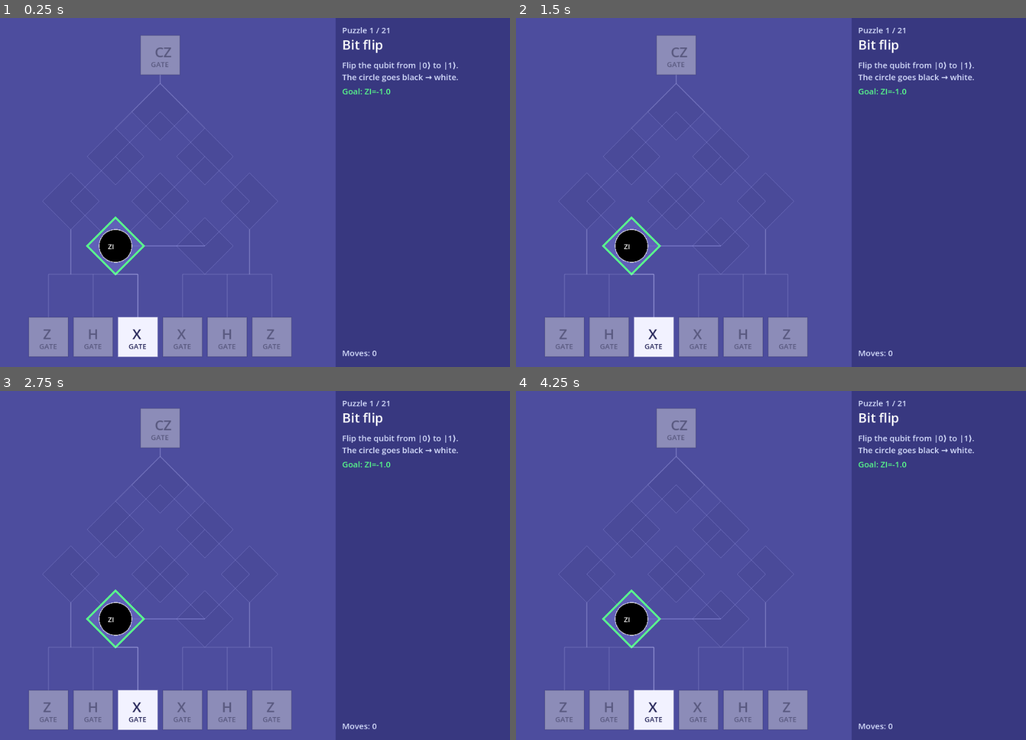
Above: before the commit, frames 1-4 (two rows, left to right).
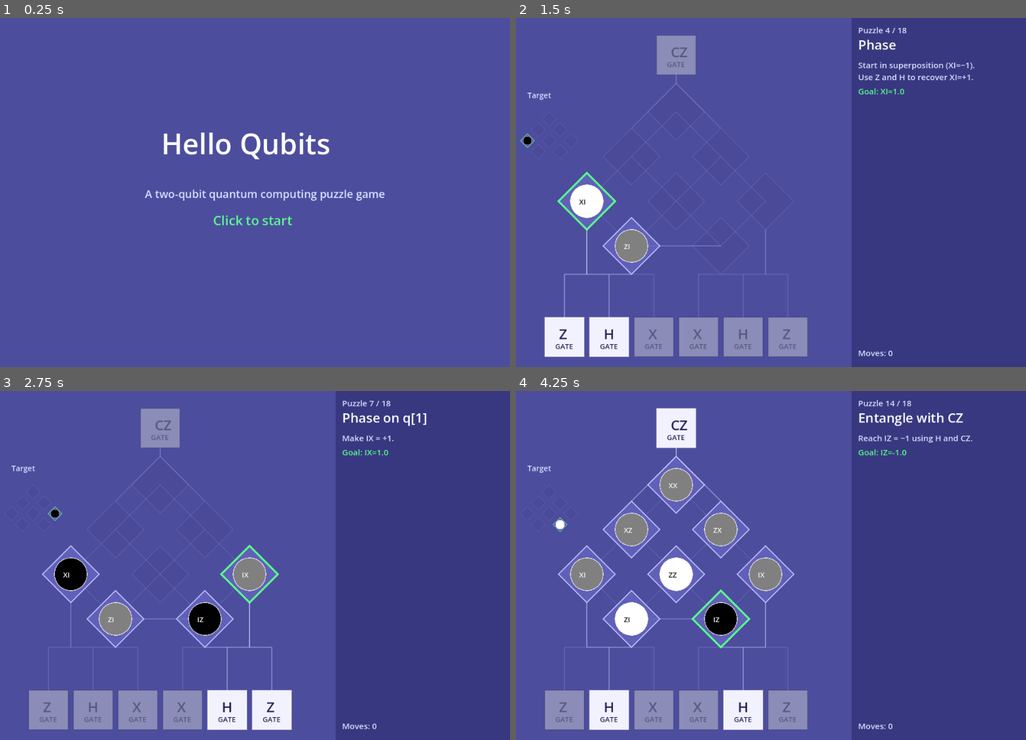
Above: after the commit, the same moments.

Repository: moth-quantum/hello-qiskit
Game: Godot game, scene res://main.tscn
Same seed, same stepped clock (60 frames per second), same inputs: the game is played once before the commit and once after it.
Inputs (mouse positions are in pixels of both pictures, inside the frame that each line leads up to):
- Up to frame 1 (0.25 s): no input
- Up to frame 2 (1.5 s): tap Enter at 0.5 s; move the mouse to (878, 175) at 0.52 s; tap Space at 0.6, 0.77, 1.07, 1.35 s; click (878, 175) at 0.67 s; move the mouse to (658, 209) at 1.27 s; click (658, 209) at 1.42 s
- Up to frame 3 (2.75 s): tap Space at 1.52, 1.82, 2.1 s; move the mouse to (300, 488) at 2.02 s; click (300, 488) at 2.17 s
- Up to frame 4 (4.25 s): tap Space at 2.75, 2.85, 3.02, 3.32, 3.6, 3.77, 4.07 s; move the mouse to (740, 635) at 2.77 s; click (740, 635) at 2.92 s; move the mouse to (918, 617) at 3.52 s; click (918, 617) at 3.67 s

The runs differ from the first frame. In frame 1, 43% of the frame differs, in the area x 5-100%, y 0-100%; in frame 2, 5.3%; in frame 3, 7.3%; in frame 4, 12%.

Commit message:
Remove cx, add target mini-grid, split puzzles into puzzles.gd
- All cx references removed from gate logic, button specs, and puzzles
- Three CNOT-only puzzles dropped; cx-using puzzles redesigned with cz
- Buttons are always fixed — no puzzle-dependent gate substitution
- Mini target state display added to top-left of board
- Game now starts on title screen (not mid-puzzle)
- Puzzle definitions moved to puzzles.gd (loaded via preload)
- CZ gate and CZ symmetry puzzles fixed: cz now under "both" qkey

Co-Authored-By: Claude Sonnet 4.6 <noreply@anthropic.com>

Diff:
--- a/main.gd
+++ b/main.gd
@@ -1,10 +1,11 @@
 extends Node2D
 
 const MicroMoth = preload("res://micromoth.gd")
+const Puzzles   = preload("res://puzzles.gd")
 
 # Hello Qubits — Godot 4 port of the Hello Qiskit game from the Qiskit Textbook.
 # Two-qubit state displayed as Pauli expectation values in the original diamond layout.
-# Gates: x, z, h (single-qubit Clifford) and cx, cz (two-qubit Clifford).
+# Gates: x, z, h (single-qubit Clifford) and cz (two-qubit Clifford).
 # State is tracked as a 4-element complex statevector; Pauli expectations are derived analytically.
 
 # ── Statevector ────────────────────────────────────────────────────────────────
@@ -84,153 +85,10 @@
 func _ready() -> void:
 	_font = ThemeDB.fallback_font
 	_build_puzzles()
-	_load(0)
-
-# ── Puzzle definitions ─────────────────────────────────────────────────────────
-# Each entry: title, description, init (list of [gate,qubit] pairs applied at load),
-# goal (Pauli→target dict, empty = no auto-win), gates (allowed_gates structure),
-# visible ("all" or list of Pauli keys to show).
+	queue_redraw()
+
 func _build_puzzles() -> void:
-	_puzzles = [
-		# ── Single-qubit intro ─────────────────────────────────────────────────
-		{
-			"title": "Bit flip",
-			"desc": "Flip the qubit from |0⟩ to |1⟩.\nThe circle goes black → white.",
-			"init": [], "goal": {"ZI": -1.0},
-			"gates": {"0": {"x": 0}, "1": {}, "both": {}},
-			"visible": ["ZI"]
-		},{
-			"title": "Undo the flip",
-			"desc": "The qubit has been flipped.\nFlip it back.",
-			"init": [["x","0"]], "goal": {"ZI": 1.0},
-			"gates": {"0": {"x": 3}, "1": {}, "both": {}},
-			"visible": ["ZI"]
-		},{
-			"title": "Superposition",
-			"desc": "The H gate puts a qubit into superposition.\nMake ZI = 0  (the grey circle).",
-			"init": [], "goal": {"ZI": 0.0},
-			"gates": {"0": {"h": 3}, "1": {}, "both": {}},
-			"visible": ["ZI","XI"]
-		},{
-			"title": "Phase",
-			"desc": "Start in superposition (XI=−1).\nUse Z and H to recover XI=+1.",
-			"init": [["h","0"],["z","0"]], "goal": {"XI": 1.0},
-			"gates": {"0": {"z": 0, "h": 0}, "1": {}, "both": {}},
-			"visible": ["ZI","XI"]
-		},{
-			"title": "Minus state",
-			"desc": "Reach ZI = −1 using only Z and H.",
-			"init": [], "goal": {"ZI": -1.0},
-			"gates": {"0": {"z": 0, "h": 0}, "1": {}, "both": {}},
-			"visible": ["ZI","XI"]
-		},
-		# ── Two-qubit intro ────────────────────────────────────────────────────
-		{
-			"title": "Second qubit",
-			"desc": "q[1] has been flipped.  Use H on q[1]\nto put it in superposition (IZ=0).",
-			"init": [["h","1"]], "goal": {"IZ": 1.0},
-			"gates": {"0": {}, "1": {"x": 3, "h": 0}, "both": {}},
-			"visible": ["ZI","XI","IZ","IX"]
-		},{
-			"title": "Phase on q[1]",
-			"desc": "Make IX = +1.",
-			"init": [["h","0"]], "goal": {"IX": 1.0},
-			"gates": {"0": {}, "1": {"z": 0, "h": 0}, "both": {}},
-			"visible": ["ZI","XI","IZ","IX"]
-		},{
-			"title": "Two qubits free",
-			"desc": "q[1] starts flipped.  Make ZI = 0 and IZ = 0.",
-			"init": [["x","1"]], "goal": {"ZI": 0.0, "IZ": 0.0},
-			"gates": {"0": {"x": 0,"z": 0,"h": 0}, "1": {"x": 0,"z": 0,"h": 0}, "both": {}},
-			"visible": "all"
-		},
-		# ── Correlations ───────────────────────────────────────────────────────
-		{
-			"title": "ZZ correlation",
-			"desc": "Start: both in |+⟩.  Reach ZZ = −1.",
-			"init": [["h","0"],["h","1"]], "goal": {"ZZ": -1.0},
-			"gates": {"0": {"x": 0,"z": 0,"h": 0}, "1": {"x": 0,"z": 0,"h": 0}, "both": {}},
-			"visible": "all"
-		},{
-			"title": "XX correlation",
-			"desc": "Reach XX = +1.",
-			"init": [["x","0"]], "goal": {"XX": 1.0},
-			"gates": {"0": {"x": 0,"z": 0,"h": 0}, "1": {"x": 0,"z": 0,"h": 0}, "both": {}},
-			"visible": "all"
-		},{
-			"title": "XZ correlation",
-			"desc": "Reach XZ = −1.",
-			"init": [], "goal": {"XZ": -1.0},
-			"gates": {"0": {"x": 0,"z": 0,"h": 0}, "1": {"x": 0,"z": 0,"h": 0}, "both": {}},
-			"visible": "all"
-		},
-		# ── CNOT ──────────────────────────────────────────────────────────────
-		{
-			"title": "CNOT gate",
-			"desc": "q[0] starts flipped.  Use CNOT to copy\nthe flip to q[1].  Reach ZI=1, IZ=−1.",
-			"init": [["x","0"]], "goal": {"ZI": 1.0, "IZ": -1.0},
-			"gates": {"0": {"cx": 0}, "1": {"cx": 0}, "both": {}},
-			"visible": "all"
-		},{
-			"title": "CNOT from superposition",
-			"desc": "q[0] in |+⟩.  CNOT entangles qubits.\nReach IZ = 0.",
-			"init": [["h","0"]], "goal": {"IZ": 0.0},
-			"gates": {"0": {"cx": 0}, "1": {"cx": 0}, "both": {}},
-			"visible": "all"
-		},{
-			"title": "CNOT entanglement",
-			"desc": "q[0] in |+>, q[1] flipped.  CNOT entangles them.\nReach ZZ = -1.",
-			"init": [["h","0"],["x","1"]], "goal": {"ZZ": -1.0},
-			"gates": {"0": {"cx": 0}, "1": {"cx": 0}, "both": {}},
-			"visible": "all"
-		},
-		# ── CZ ────────────────────────────────────────────────────────────────
-		{
-			"title": "CZ gate",
-			"desc": "q[0] in |+⟩, q[1] flipped.  CZ flips\nthe phase.  Reach XI = −1.",
-			"init": [["h","0"],["x","1"]], "goal": {"XI": -1.0},
-			"gates": {"0": {"cz": 0}, "1": {}, "both": {}},
-			"visible": "all"
-		},{
-			"title": "CZ symmetry",
-			"desc": "CZ is symmetric.  Start: q[1] in |+⟩,\nq[0] flipped.  Reach IX = −1.",
-			"init": [["h","1"],["x","0"]], "goal": {"IX": -1.0},
-			"gates": {"0": {"cz": 0}, "1": {}, "both": {}},
-			"visible": "all"
-		},
-		# ── Entanglement ───────────────────────────────────────────────────────
-		{
-			"title": "Entangle with CZ",
-			"desc": "Reach IZ = −1 using H and CZ.",
-			"init": [["x","0"]], "goal": {"IZ": -1.0},
-			"gates": {"0": {"h": 0}, "1": {"h": 0}, "both": {"cz": 0}},
-			"visible": "all"
-		},{
-			"title": "Correlated superposition",
-			"desc": "Start: both in |+⟩.  Reach XI = −1 and IX = −1.",
-			"init": [["h","0"],["h","1"]], "goal": {"XI": -1.0, "IX": -1.0},
-			"gates": {"0": {}, "1": {"z": 0, "cx": 0}, "both": {}},
-			"visible": "all"
-		},{
-			"title": "Swap logic",
-			"desc": "q[1] is flipped.  Make IZ = 1 and ZI = −1.",
-			"init": [["x","1"]], "goal": {"IZ": 1.0, "ZI": -1.0},
-			"gates": {"0": {"h": 0}, "1": {"h": 0}, "both": {"cz": 0}},
-			"visible": "all"
-		},{
-			"title": "Bell state",
-			"desc": "Start: both flipped.  Reach ZI = 1, IZ = −1.",
-			"init": [["x","0"],["x","1"]], "goal": {"ZI": 1.0, "IZ": -1.0},
-			"gates": {"0": {"h": 0}, "1": {"h": 0, "cx": 0}, "both": {}},
-			"visible": "all"
-		},{
-			"title": "Teleportation step",
-			"desc": "q[0] flipped.  Reach ZI = 1, IZ = −1\nusing CNOT from q[1].",
-			"init": [["x","0"]], "goal": {"ZI": 1.0, "IZ": -1.0},
-			"gates": {"0": {"cx": 0}, "1": {"cx": 0}, "both": {}},
-			"visible": "all"
-		}
-	]
+	_puzzles = Puzzles.get_all()
 
 func _load(idx: int) -> void:
 	_pidx = idx
@@ -283,9 +141,6 @@
 		"x", "NOT": qc.x(1 - q)
 		"z":        qc.z(1 - q)
 		"h":        qc.h(1 - q)
-		"cx", "CNOT":
-			if q == 0: qc.cx(1, 0)   # ctrl=our q0=mm q1, tgt=our q1=mm q0
-			else:      qc.cx(0, 1)
 		"cz":
 			qc.h(0); qc.cx(1, 0); qc.h(0)   # CZ = H_t · CX · H_t
 	_sv = MicroMoth.simulate(qc, 0, "statevector")
@@ -300,7 +155,6 @@
 
 # ── Buttons ────────────────────────────────────────────────────────────────────
 # Fixed 7-button layout — always the same positions; grey when not in current puzzle.
-# The "x" slot doubles as cx/CNOT: _actual_gate() picks which to apply.
 const GATE_SLOT_0 := {"z": -2.5, "h": -1.5, "x": -0.5}
 const GATE_SLOT_1 := {"z":  2.5, "h":  1.5, "x":  0.5}
 
@@ -320,16 +174,14 @@
 	"0_z":  ["XI"],
 	"0_x":  ["ZI"],
 	"0_h":  ["ZI","XI"],
-	"0_cx": ["ZI","IZ"],
 	"1_z":  ["IX"],
 	"1_x":  ["IZ"],
 	"1_h":  ["IZ","IX"],
-	"1_cx": ["IZ","ZI"],
 	"both_cz": ["XZ","ZX"],
 }
 
 func _build_btns() -> void:
-	if not _btns.is_empty(): return   # fixed layout — built once only
+	_btns.clear()
 	for spec: Dictionary in FIXED_BTN_SPECS:
 		var qk: String = spec["qkey"]
 		var g:  String = spec["gate"]
@@ -345,18 +197,8 @@
 	var c: Vector2 = b["center"]
 	return Rect2(c.x - BTN_S/2.0, c.y - BTN_S/2.0, BTN_S, BTN_S)
 
-# The x slot applies cx when cx is available, otherwise x.
-func _actual_gate(b: Dictionary) -> String:
-	if b["gate"] == "x" and _uses.get(b["qkey"], {}).get("cx", 0) != 0:
-		return "cx"
-	return b["gate"]
-
 func _btn_enabled(b: Dictionary) -> bool:
-	var qk: String = b["qkey"]
-	var g:  String = b["gate"]
-	if g == "x":
-		return _uses.get(qk, {}).get("x", 0) != 0 or _uses.get(qk, {}).get("cx", 0) != 0
-	return _uses.get(qk, {}).get(g, 0) != 0
+	return _uses.get(b["qkey"], {}).get(b["gate"], 0) != 0
 
 # ── Input ──────────────────────────────────────────────────────────────────────
 func _input(ev: InputEvent) -> void:
@@ -372,6 +214,12 @@
 			else: _ph = Ph.TITLE; queue_redraw()
 		return
 
+	if ev is InputEventKey and ev.pressed and ev.keycode == KEY_SPACE:
+		var nxt := _pidx + 1
+		if nxt < _puzzles.size(): _load(nxt)
+		else: _ph = Ph.TITLE; queue_redraw()
+		return
+
 	if ev is InputEventMouseMotion:
 		var old := _hov; _hov = -1
 		for i in _btns.size():
@@ -386,7 +234,7 @@
 
 func _press(b: Dictionary) -> void:
 	var qk: String = b["qkey"]
-	var g:  String = _actual_gate(b)
+	var g:  String = b["gate"]
 	var q_arg := "0" if qk == "both" else qk
 	_gate(g, q_arg)
 	var rem = _uses.get(qk, {}).get(g, -1)
@@ -407,8 +255,8 @@
 	draw_rect(Rect2(0,0,W,H), C_BG)
 	match _ph:
 		Ph.TITLE:   _draw_title()
-		Ph.PLAY:    _draw_board(); _draw_board_buttons(); _draw_panel()
-		Ph.SUCCESS: _draw_board(); _draw_board_buttons(); _draw_panel(); _draw_success()
+		Ph.PLAY:    _draw_board(); _draw_target(); _draw_board_buttons(); _draw_panel()
+		Ph.SUCCESS: _draw_board(); _draw_target(); _draw_board_buttons(); _draw_panel(); _draw_success()
 
 func _draw_title() -> void:
 	var cx := W/2.0
@@ -435,6 +283,26 @@
 	draw_polyline(PackedVector2Array([pts[0],pts[1],pts[2],pts[3],pts[0]]),
 		outline_col, outline_w)
 
+func _draw_target() -> void:
+	var goal: Dictionary = _puzzles[_pidx]["goal"]
+	if goal.is_empty(): return
+	const MBX  := 85.0    # mini-grid centre x
+	const MBY  := 215.0   # mini-grid centre y (same coordinate system as _sp)
+	const MS   := 20.0    # cell unit (vs CELL=82)
+	const MDR  := 13.0    # half-diagonal (vs DR=52)
+	const MCR  :=  8.0    # circle radius (vs CR=30)
+	draw_string(_font, Vector2(MBX - 40.0, MBY - MDR - 55.0), "Target",
+		HORIZONTAL_ALIGNMENT_LEFT, -1, 14, C_LBL)
+	for pauli: String in BOXES:
+		var gv: Vector2 = BOXES[pauli]
+		var pos := Vector2(MBX + gv.x * MS, MBY + (3.5 - gv.y) * MS)
+		_draw_diamond(pos, MDR, C_CELL_BG, Color(0.55, 0.55, 0.85, 0.3), 0.6)
+		if goal.has(pauli):
+			var prob := (1.0 - float(goal[pauli])) / 2.0
+			_draw_diamond(pos, MDR, C_CELL, C_WIN, 1.2)
+			draw_circle(pos, MCR, Color(prob, prob, prob))
+			draw_arc(pos, MCR, 0.0, TAU, 32, Color(1.0, 1.0, 1.0, 0.5), 1.0)
+
 func _draw_board() -> void:
 	var goal: Dictionary = _puzzles[_pidx]["goal"]
 
@@ -476,7 +344,7 @@
 		var hov := en and (i == _hov)
 
 		# Connection lines — two independent branches, one per target cell
-		var actual_g: String = _actual_gate(b)
+		var actual_g: String = b["gate"]
 		var conn_key: String = b["qkey"] + "_" + actual_g
 		if BTN_CONNECTS.has(conn_key):
 			var lc: Color = C_CONN if en else Color(C_CONN.r, C_CONN.g, C_CONN.b, C_CONN.a * 0.35)
@@ -515,10 +383,6 @@
 		# Gate letter (large) + "GATE" text below
 		var tc := C_BTN_TXT if en else Color(0.35,0.35,0.50)
 		var letter: String = (b["gate"] as String).to_upper()
-		# Shorten long names
-		if letter in ["CNOT","NOT"]: letter = "X"
-		if letter == "CX": letter = "X"
-		if letter == "CZ": letter = "CZ"
 		draw_string(_font, r.position + Vector2(BTN_S/2.0 - 10, BTN_S/2.0 + 4),
 			letter, HORIZONTAL_ALIGNMENT_LEFT, -1, 26, tc)
 		draw_string(_font, r.position + Vector2(BTN_S/2.0 - 17, BTN_S/2.0 + 22),
--- /dev/null
+++ b/puzzles.gd
@@ -0,0 +1,127 @@
+# Puzzle definitions for Hello Qubits.
+# Each entry: title, desc, init (list of [gate,qubit] pairs applied at load),
+# goal (Pauli→target dict, empty = no auto-win), gates (allowed-uses structure),
+# visible ("all" or list of Pauli keys to show).
+# In gates dicts, 0 = unlimited uses; N > 0 = exactly N uses.
+
+static func get_all() -> Array:
+	return [
+		# ── Single-qubit intro ─────────────────────────────────────────────────
+		{
+			"title": "Bit flip",
+			"desc": "Flip the qubit from |0⟩ to |1⟩.\nThe circle goes black → white.",
+			"init": [], "goal": {"ZI": -1.0},
+			"gates": {"0": {"x": 0}, "1": {}, "both": {}},
+			"visible": ["ZI"]
+		},{
+			"title": "Undo the flip",
+			"desc": "The qubit has been flipped.\nFlip it back.",
+			"init": [["x","0"]], "goal": {"ZI": 1.0},
+			"gates": {"0": {"x": 3}, "1": {}, "both": {}},
+			"visible": ["ZI"]
+		},{
+			"title": "Superposition",
+			"desc": "The H gate puts a qubit into superposition.\nMake ZI = 0  (the grey circle).",
+			"init": [], "goal": {"ZI": 0.0},
+			"gates": {"0": {"h": 3}, "1": {}, "both": {}},
+			"visible": ["ZI","XI"]
+		},{
+			"title": "Phase",
+			"desc": "Start in superposition (XI=−1).\nUse Z and H to recover XI=+1.",
+			"init": [["h","0"],["z","0"]], "goal": {"XI": 1.0},
+			"gates": {"0": {"z": 0, "h": 0}, "1": {}, "both": {}},
+			"visible": ["ZI","XI"]
+		},{
+			"title": "Minus state",
+			"desc": "Reach ZI = −1 using only Z and H.",
+			"init": [], "goal": {"ZI": -1.0},
+			"gates": {"0": {"z": 0, "h": 0}, "1": {}, "both": {}},
+			"visible": ["ZI","XI"]
+		},
+		# ── Two-qubit intro ────────────────────────────────────────────────────
+		{
+			"title": "Second qubit",
+			"desc": "q[1] has been flipped.  Use H on q[1]\nto put it in superposition (IZ=0).",
+			"init": [["h","1"]], "goal": {"IZ": 1.0},
+			"gates": {"0": {}, "1": {"x": 3, "h": 0}, "both": {}},
+			"visible": ["ZI","XI","IZ","IX"]
+		},{
+			"title": "Phase on q[1]",
+			"desc": "Make IX = +1.",
+			"init": [["h","0"]], "goal": {"IX": 1.0},
+			"gates": {"0": {}, "1": {"z": 0, "h": 0}, "both": {}},
+			"visible": ["ZI","XI","IZ","IX"]
+		},{
+			"title": "Two qubits free",
+			"desc": "q[1] starts flipped.  Make ZI = 0 and IZ = 0.",
+			"init": [["x","1"]], "goal": {"ZI": 0.0, "IZ": 0.0},
+			"gates": {"0": {"x": 0,"z": 0,"h": 0}, "1": {"x": 0,"z": 0,"h": 0}, "both": {}},
+			"visible": "all"
+		},
+		# ── Correlations ───────────────────────────────────────────────────────
+		{
+			"title": "ZZ correlation",
+			"desc": "Start: both in |+⟩.  Reach ZZ = −1.",
+			"init": [["h","0"],["h","1"]], "goal": {"ZZ": -1.0},
+			"gates": {"0": {"x": 0,"z": 0,"h": 0}, "1": {"x": 0,"z": 0,"h": 0}, "both": {}},
+			"visible": "all"
+		},{
+			"title": "XX correlation",
+			"desc": "Reach XX = +1.",
+			"init": [["x","0"]], "goal": {"XX": 1.0},
+			"gates": {"0": {"x": 0,"z": 0,"h": 0}, "1": {"x": 0,"z": 0,"h": 0}, "both": {}},
+			"visible": "all"
+		},{
+			"title": "XZ correlation",
+			"desc": "Reach XZ = −1.",
+			"init": [], "goal": {"XZ": -1.0},
+			"gates": {"0": {"x": 0,"z": 0,"h": 0}, "1": {"x": 0,"z": 0,"h": 0}, "both": {}},
+			"visible": "all"
+		},
+		# ── CZ ────────────────────────────────────────────────────────────────
+		{
+			"title": "CZ gate",
+			"desc": "q[0] in |+⟩, q[1] flipped.  CZ flips\nthe phase.  Reach XI = −1.",
+			"init": [["h","0"],["x","1"]], "goal": {"XI": -1.0},
+			"gates": {"0": {}, "1": {}, "both": {"cz": 0}},
+			"visible": "all"
+		},{
+			"title": "CZ symmetry",
+			"desc": "CZ is symmetric.  Start: q[1] in |+⟩,\nq[0] flipped.  Reach IX = −1.",
+			"init": [["h","1"],["x","0"]], "goal": {"IX": -1.0},
+			"gates": {"0": {}, "1": {}, "both": {"cz": 0}},
+			"visible": "all"
+		},
+		# ── Entanglement ───────────────────────────────────────────────────────
+		{
+			"title": "Entangle with CZ",
+			"desc": "Reach IZ = −1 using H and CZ.",
+			"init": [["x","0"]], "goal": {"IZ": -1.0},
+			"gates": {"0": {"h": 0}, "1": {"h": 0}, "both": {"cz": 0}},
+			"visible": "all"
+		},{
+			"title": "Correlated superposition",
+			"desc": "Both qubits in |+⟩.  Apply Z to each qubit\nto reach XI = −1 and IX = −1.",
+			"init": [["h","0"],["h","1"]], "goal": {"XI": -1.0, "IX": -1.0},
+			"gates": {"0": {"z": 0}, "1": {"z": 0}, "both": {}},
+			"visible": "all"
+		},{
+			"title": "Swap logic",
+			"desc": "q[1] is flipped.  Make IZ = 1 and ZI = −1.",
+			"init": [["x","1"]], "goal": {"IZ": 1.0, "ZI": -1.0},
+			"gates": {"0": {"h": 0}, "1": {"h": 0}, "both": {"cz": 0}},
+			"visible": "all"
+		},{
+			"title": "Bell state",
+			"desc": "Both qubits in |+⟩.  Apply CZ then H to\ncreate the Bell state: ZZ = 1 and XX = 1.",
+			"init": [["h","0"],["h","1"]], "goal": {"ZZ": 1.0, "XX": 1.0},
+			"gates": {"0": {"h": 0}, "1": {}, "both": {"cz": 0}},
+			"visible": "all"
+		},{
+			"title": "Cluster state",
+			"desc": "Both qubits in |+⟩.  A single CZ creates\nthe cluster state: ZX = 1 and XZ = 1.",
+			"init": [["h","0"],["h","1"]], "goal": {"ZX": 1.0, "XZ": 1.0},
+			"gates": {"0": {}, "1": {}, "both": {"cz": 0}},
+			"visible": "all"
+		},
+	]
